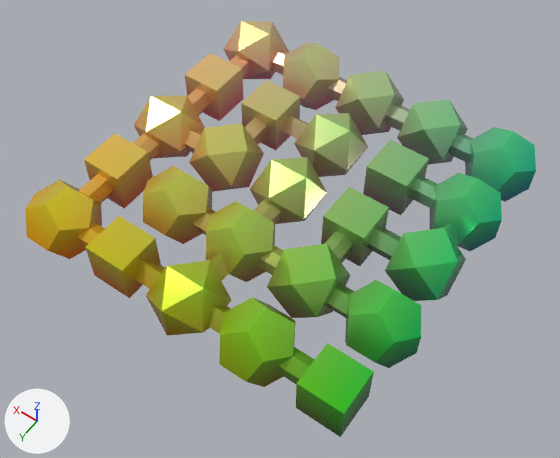
Two versions of the glTF model WebPage/public/Maze.gltf, one commit apart.
One viewpoint serves both versions: a 50 mm lens placed at (-37.1, 53.8, 75.6), pointed at (-1.4, 3.7, -3.0). Every picture has the same lights, and +X, +Y and +Z are marked at lower left.
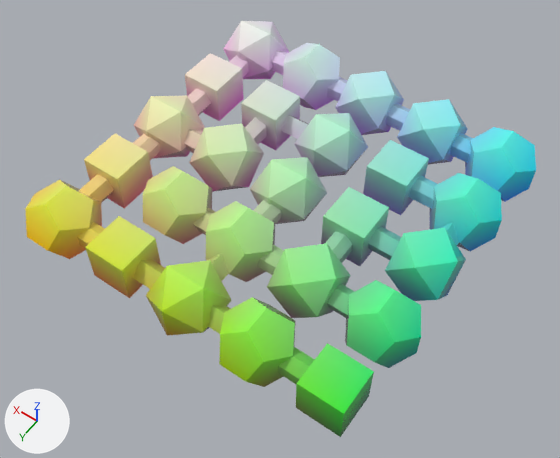
Location of each change, (x1, y1, x2, y2) in pixels of the pictures (560 x 458 px):
```json
{"object": "Mesh_0", "change": "recoloured", "before": [25, 21, 536, 437], "after": [25, 21, 536, 437]}
```

The change, as JSON lines over the scene's bpy script:
```json
{"block": "mat_material_0", "where": "n0 = _N.new('ShaderNodeBsdfPrincipled'); n0.name = 'Principled BSDF'"}
{"op": "remove", "block": "mat_material_0", "code": "n0.inputs[1].default_value = 0.5  # 'Metallic'"}
{"op": "set", "path": "n0.inputs[2].default_value", "old": "0.2", "new": "0.0", "note": "'Roughness'"}
{"op": "remove", "block": "mat_material_0", "code": "n2 = _N.new('ShaderNodeMix'); n2.name = 'Mix'"}
{"op": "remove", "block": "mat_material_0", "code": "n2.data_type = 'RGBA'"}
{"op": "remove", "block": "mat_material_0", "code": "n2.blend_type = 'MULTIPLY'"}
{"op": "remove", "block": "mat_material_0", "code": "n2.inputs[0].default_value = 1.0  # 'Factor'"}
{"op": "remove", "block": "mat_material_0", "code": "n2.inputs[7].default_value = (1.0, 0.766, 0.336, 1.0)  # 'B', yellow #ffe39d"}
{"block": "mat_material_0", "where": "n3 = _N.new('ShaderNodeVertexColor'); n3.name = 'Color Attribute'"}
{"op": "remove", "block": "mat_material_0", "code": "_L.new(n2.outputs[2], n0.inputs[0])  # 'Result' to 'Base Color'"}
{"op": "remove", "block": "mat_material_0", "code": "_L.new(n3.outputs[0], n2.inputs[6])  # 'Color' to 'A'"}
{"op": "add", "block": "mat_material_0", "code": "_L.new(n3.outputs[0], n0.inputs[0])  # 'Color' to 'Base Color'"}
```
